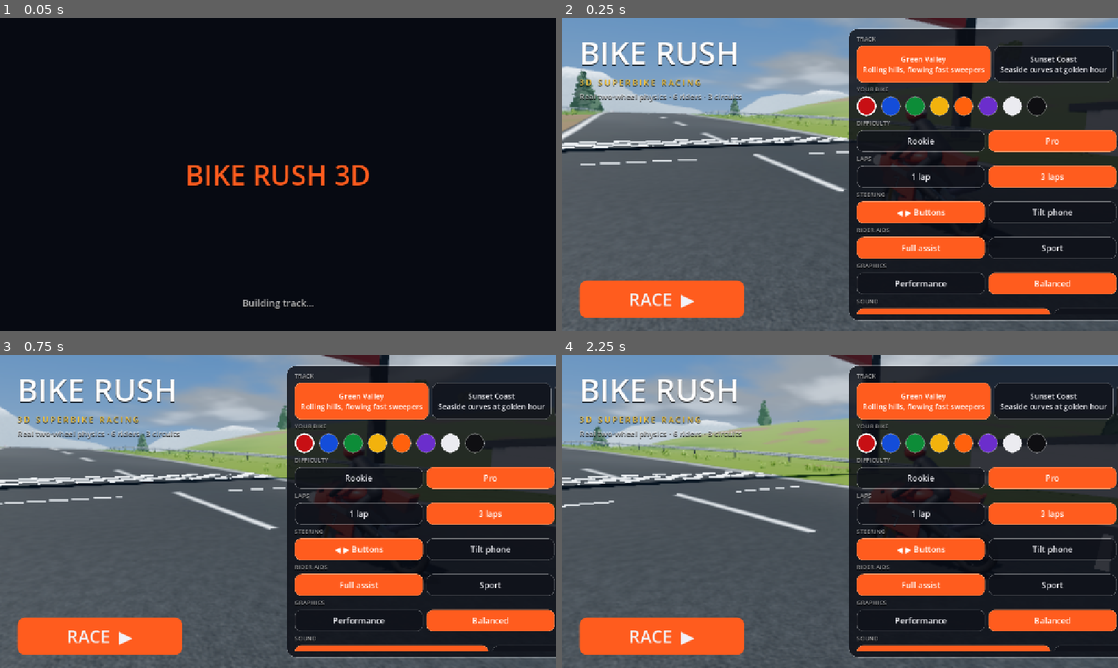
Above: before the commit, frames 1-4 (two rows, left to right).
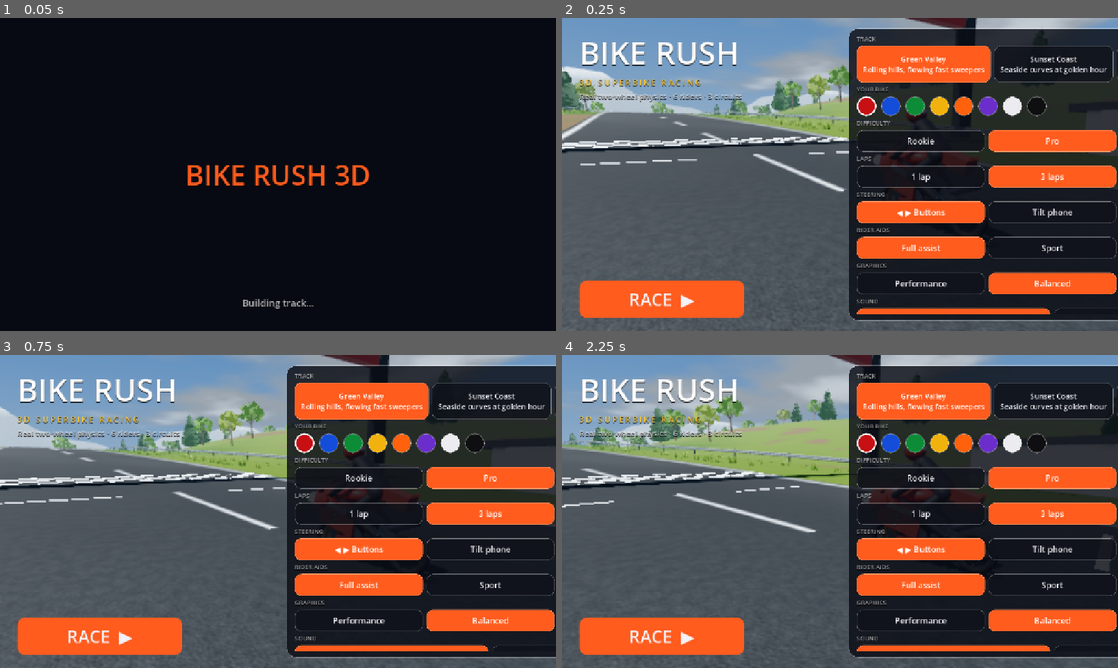
Above: after the commit, the same moments.

Repository: Phaneendraaa/bile-rush-godot
Game: Godot game, scene res://scenes/main.tscn
Same seed, same stepped clock (60 frames per second), same inputs: the game is played once before the commit and once after it.
Inputs:
- Up to frame 1 (0.05 s): no input
- Up to frame 2 (0.25 s): no input
- Up to frame 3 (0.75 s): hold Right (right) from 0.53 s (still down); hold C (cam) from 0.53 s (still down)
- Up to frame 4 (2.25 s): tap Space at 0.77, 1.52 s; release Right (right) at 1.28 s; release C (cam) at 1.28 s; hold Down (brake) 1.28-2.03 s; tap Up (gas) at 1.35 s; hold Right (right) from 2.03 s (still down); tap P at 2.1 s

Frame 1 is identical in both runs. In frame 2, 2.0% of the frame differs, in the area x 0-89%, y 2-38%; in frame 3, 1.5%; in frame 4, 2.2%, in the area x 1-100%, y 6-38%.

Commit message:
Tyre smoke + off-track dust particles; trees line the circuit
Co-Authored-By: Claude Opus 5.5 <noreply@anthropic.com>
Claude-Session: https://claude.ai/code/session_015NGkDxChG22Fa5WNcvywEn

Diff:
--- /dev/null
+++ b/scripts/fx.gd
@@ -0,0 +1,83 @@
+extends RefCounted
+## Particle effects: tyre smoke (wheelspin / slides) and dust (off track).
+
+static var _mats := {}
+
+
+static func emitter(kind: String) -> GPUParticles3D:
+	var p := GPUParticles3D.new()
+	p.amount = 48 if kind == "smoke" else 36
+	p.lifetime = 1.8 if kind == "smoke" else 1.2
+	p.local_coords = false
+	p.emitting = false
+	p.visibility_aabb = AABB(Vector3(-8, -2, -8), Vector3(16, 8, 16))
+	p.process_material = _process_mat(kind)
+	var q := QuadMesh.new()
+	q.size = Vector2(1.0, 1.0)
+	q.material = _draw_mat(kind)
+	p.draw_pass_1 = q
+	p.cast_shadow = GeometryInstance3D.SHADOW_CASTING_SETTING_OFF
+	return p
+
+
+static func _process_mat(kind: String) -> ParticleProcessMaterial:
+	var key := "pm_" + kind
+	if _mats.has(key):
+		return _mats[key]
+	var m := ParticleProcessMaterial.new()
+	m.emission_shape = ParticleProcessMaterial.EMISSION_SHAPE_SPHERE
+	m.emission_sphere_radius = 0.15
+	m.direction = Vector3(0, 1, 0)
+	m.spread = 70.0
+	m.initial_velocity_min = 0.4
+	m.initial_velocity_max = 2.2
+	m.gravity = Vector3(0, 0.5 if kind == "smoke" else -1.5, 0)
+	m.damping_min = 1.0
+	m.damping_max = 2.0
+	m.scale_min = 0.7
+	m.scale_max = 1.4
+	var sc := Curve.new()
+	sc.add_point(Vector2(0.0, 0.5))
+	sc.add_point(Vector2(1.0, 3.2 if kind == "smoke" else 2.2))
+	var sct := CurveTexture.new()
+	sct.curve = sc
+	m.scale_curve = sct
+	var g := Gradient.new()
+	var c := Color(0.92, 0.92, 0.92) if kind == "smoke" else Color(0.55, 0.45, 0.32)
+	g.offsets = PackedFloat32Array([0.0, 0.15, 1.0])
+	g.colors = PackedColorArray([Color(c, 0.0), Color(c, 0.42 if kind == "smoke" else 0.5), Color(c, 0.0)])
+	var gt := GradientTexture1D.new()
+	gt.gradient = g
+	m.color_ramp = gt
+	m.angle_min = -180.0
+	m.angle_max = 180.0
+	_mats[key] = m
+	return m
+
+
+static func _draw_mat(kind: String) -> StandardMaterial3D:
+	var key := "dm_" + kind
+	if _mats.has(key):
+		return _mats[key]
+	var m := StandardMaterial3D.new()
+	m.transparency = BaseMaterial3D.TRANSPARENCY_ALPHA
+	m.billboard_mode = BaseMaterial3D.BILLBOARD_PARTICLES
+	m.vertex_color_use_as_albedo = true
+	m.shading_mode = BaseMaterial3D.SHADING_MODE_UNSHADED
+	m.cull_mode = BaseMaterial3D.CULL_DISABLED
+	# soft round puff from a radial gradient
+	var g := Gradient.new()
+	g.offsets = PackedFloat32Array([0.0, 0.5, 1.0])
+	g.colors = PackedColorArray([Color(1, 1, 1, 1), Color(1, 1, 1, 0.5), Color(1, 1, 1, 0)])
+	var t := GradientTexture2D.new()
+	t.gradient = g
+	t.fill = GradientTexture2D.FILL_RADIAL
+	t.fill_from = Vector2(0.5, 0.5)
+	t.fill_to = Vector2(1.0, 0.5)
+	t.width = 64
+	t.height = 64
+	m.albedo_texture = t
+	m.proximity_fade_enabled = true
+	m.proximity_fade_distance = 0.6
+	_mats[key] = m
+	return m
--- a/scripts/main.gd
+++ b/scripts/main.gd
@@ -13,6 +13,7 @@
 const UIScript = preload("res://scripts/ui.gd")
 const EngineAudio = preload("res://scripts/engine_audio.gd")
 const Ragdoll = preload("res://scripts/ragdoll.gd")
+const FX = preload("res://scripts/fx.gd")
 
 const COLORS := [
 	Color(0.78, 0.06, 0.08), Color(0.08, 0.3, 0.85), Color(0.05, 0.55, 0.22), Color(0.95, 0.7, 0.05),
@@ -215,6 +216,14 @@
 		entry["ai"] = ai
 	body.set("aids", _aids() if is_player else {"abs": true, "tc": true, "wheelie": true, "lean_limit": true})
 	body.connect("crashed", _on_crashed)
+	if not autotest:
+		var smoke := FX.emitter("smoke")
+		var dust := FX.emitter("dust")
+		for e in [smoke, dust]:
+			body.add_child(e)
+			e.position = Vector3(0, 0.12, 0.72)
+		entry["smoke"] = smoke
+		entry["dust"] = dust
 	if not is_player and not autotest:
 		var v: AudioStreamPlayer3D = EngineAudio.rival_player()
 		body.add_child(v)
@@ -491,6 +500,17 @@
 		var body: RigidBody3D = b["body"]
 		var model = b["model"]
 		model.sync(body, dt)
+		if b.has("smoke"):
+			var spd := absf(float(body.get("speed")))
+			var slide := maxf(float(body.get("rear_slide")), float(body.get("front_slide")))
+			var spin: float = body.get("wheelspin")
+			var grounded: bool = body.get("on_ground")
+			var crashed: bool = body.get("is_crashed")
+			var on_grass: bool = str(body.get("surface")) == "grass"
+			var sm: GPUParticles3D = b["smoke"]
+			var du: GPUParticles3D = b["dust"]
+			sm.emitting = grounded and not on_grass and (spin > 0.15 or (slide > 0.2 and spd > 6.0) or (crashed and spd > 4.0))
+			du.emitting = (grounded or crashed) and on_grass and spd > 4.0
 		if b["voice"] != null:
 			var v: AudioStreamPlayer3D = b["voice"]
 			v.pitch_scale = clampf(float(body.get("rpm")) / EngineAudio.RPM_AT_F0, 0.25, 2.3)
--- a/scripts/world_builder.gd
+++ b/scripts/world_builder.gd
@@ -445,6 +445,14 @@
 		tries += 1
 		var x := cx + rng.randf_range(-ext, ext)
 		var z := cz + rng.randf_range(-ext, ext)
+		if rng.randf() < 0.6:
+			# most trees line the circuit where the rider actually sees them
+			var side := -1.0 if rng.randf() < 0.5 else 1.0
+			var off := TD.RUNOFF + 8.0 + pow(rng.randf(), 2.0) * 160.0
+			var fp: Dictionary = tr.frame(rng.randf() * tr.L, side * off)
+			var pp: Vector3 = fp["pos"]
+			x = pp.x
+			z = pp.z
 		var q := tr.nearest(x, z)
 		var dist: float = q[1] if q[0] >= 0 else 120.0
 		if dist < TD.RUNOFF + 7.0 or (dist > 600.0):
